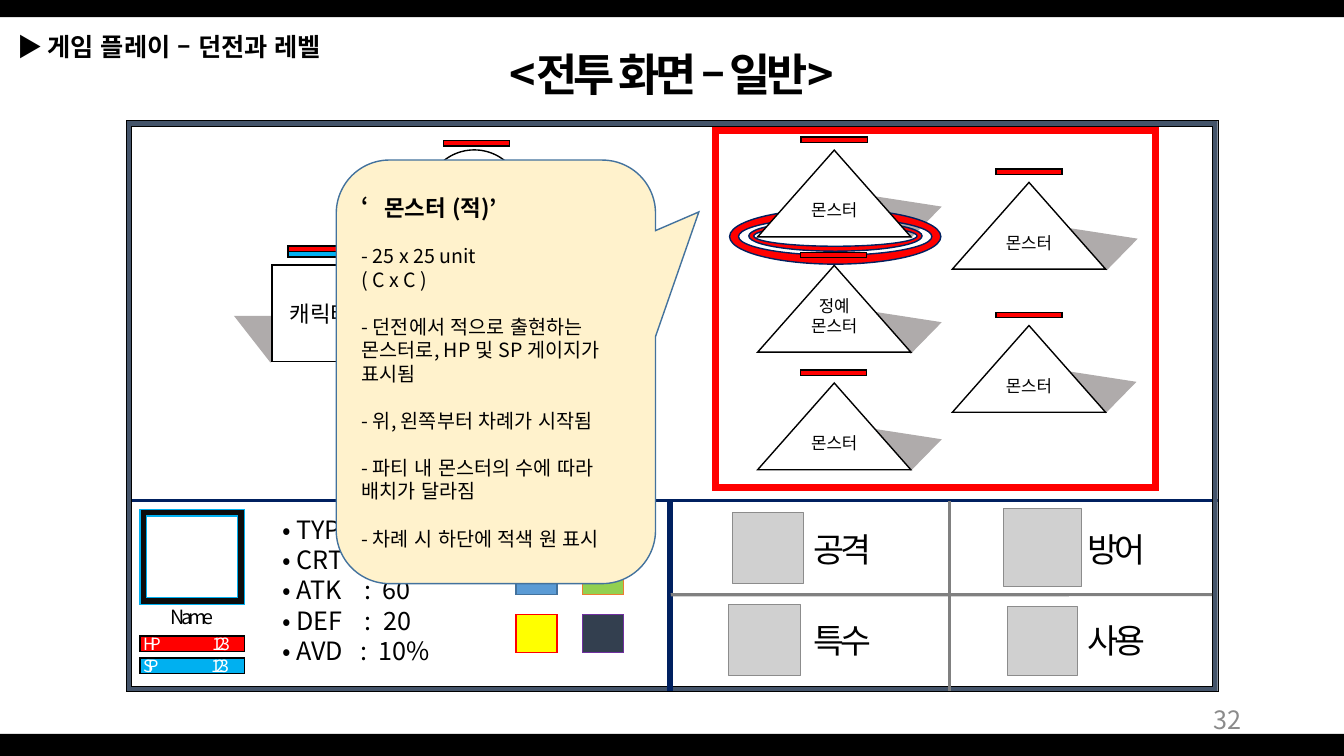
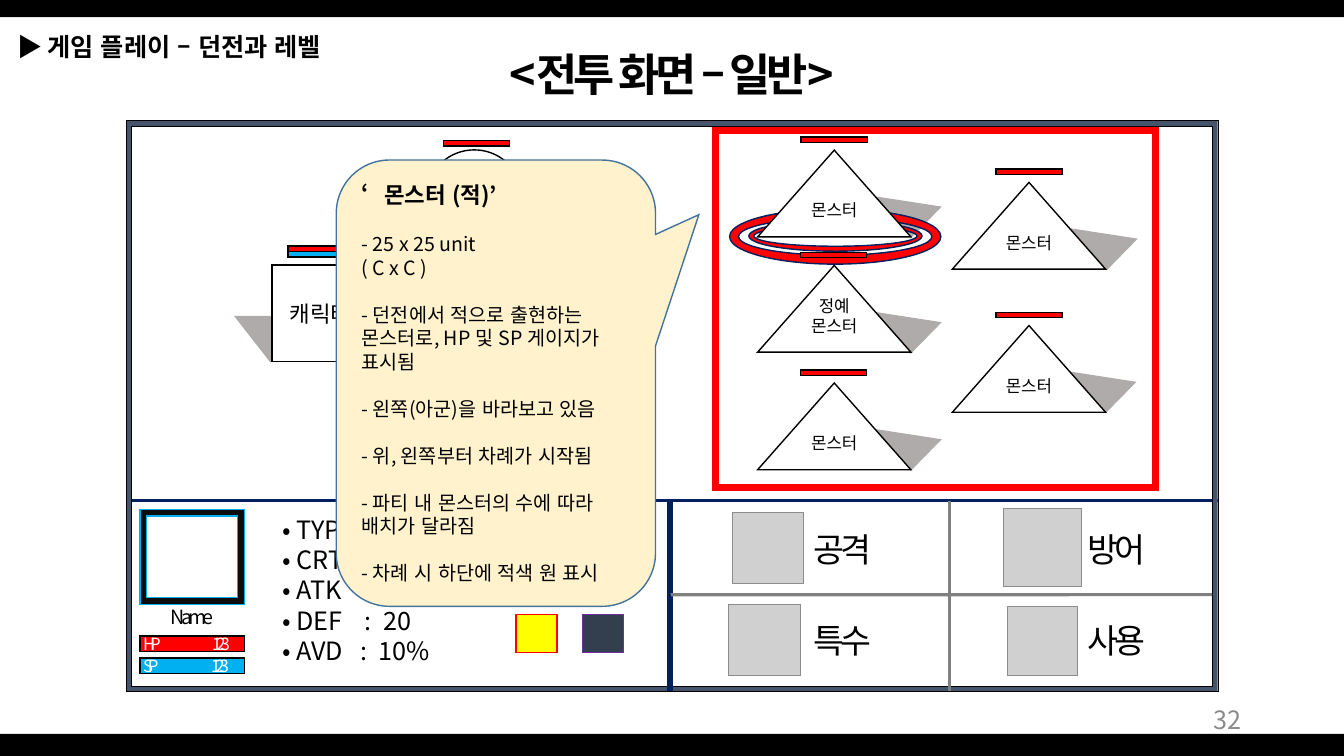
Before and after one commit to Bumizi/GameDesign, a slide deck: slide 32 of 2018 동계방학 기획자 특훈/Dungeon Tamer_1901011.pptx. Drawn at 1344x756 pixels with LibreOffice and Linux fonts; fonts in the diff are those of the drawing; grey boxes stand for pictures. Boxes give left, top, right and bottom in pixels: in the first picture for what was removed or moved away, otherwise in the second. Text is boxed around its words. In the diff, an @@ line names an element or a change of style, - is before the commit and + after.

```diff
--- a/2018 동계방학 기획자 특훈/Dungeon Tamer_1901011.pptx
+++ b/2018 동계방학 기획자 특훈/Dungeon Tamer_1901011.pptx
@@ rounded speech box "‘몬스터 (적)’": place and size @@
-rounded speech box "‘몬스터 (적)’" at (337, 160, 656, 584)
+rounded speech box "‘몬스터 (적)’" at (337, 160, 656, 607)
@@ text in rounded speech box at (362, 305, 599, 582): text changed @@
-- 던전에서 적으로 출현하는 몬스터로, HP 및 SP 게이지가 표시됨
-- 위, 왼쪽부터 차례가 시작됨
-- 파티 내 몬스터의 수에 따라 배치가 달라짐
-- 차례 시 하단에 적색 원 표시
+- 던전에서 적으로 출현하는 몬스터로, HP 및 SP 게이지가 표시됨
+- 왼쪽(아군)을 바라보고 있음
+- 위, 왼쪽부터 차례가 시작됨
+- 파티 내 몬스터의 수에 따라 배치가 달라짐
+- 차례 시 하단에 적색 원 표시
@@ text in ellipse at (453, 424, 496, 430): text removed @@
-몬스터
```
Also in this commit, not shown: 8 other slides changed, 2 slides added, 2 other files.
